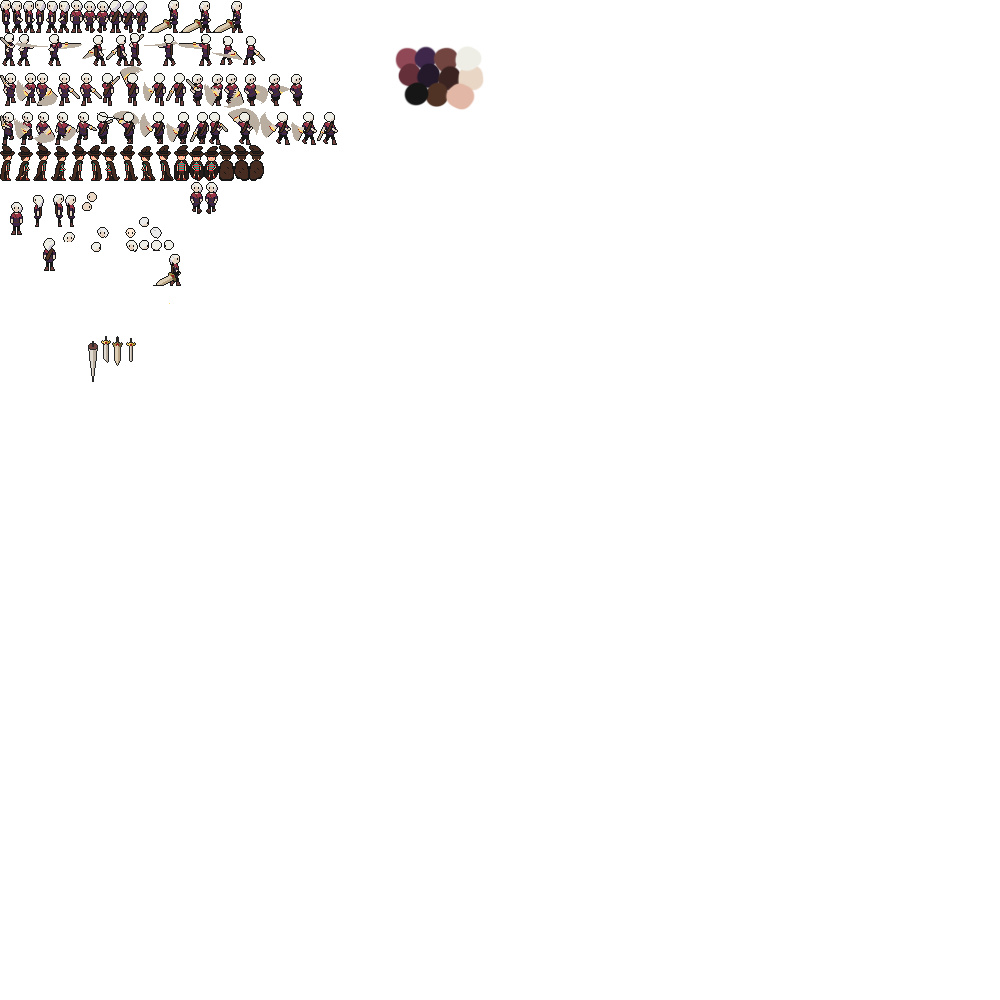
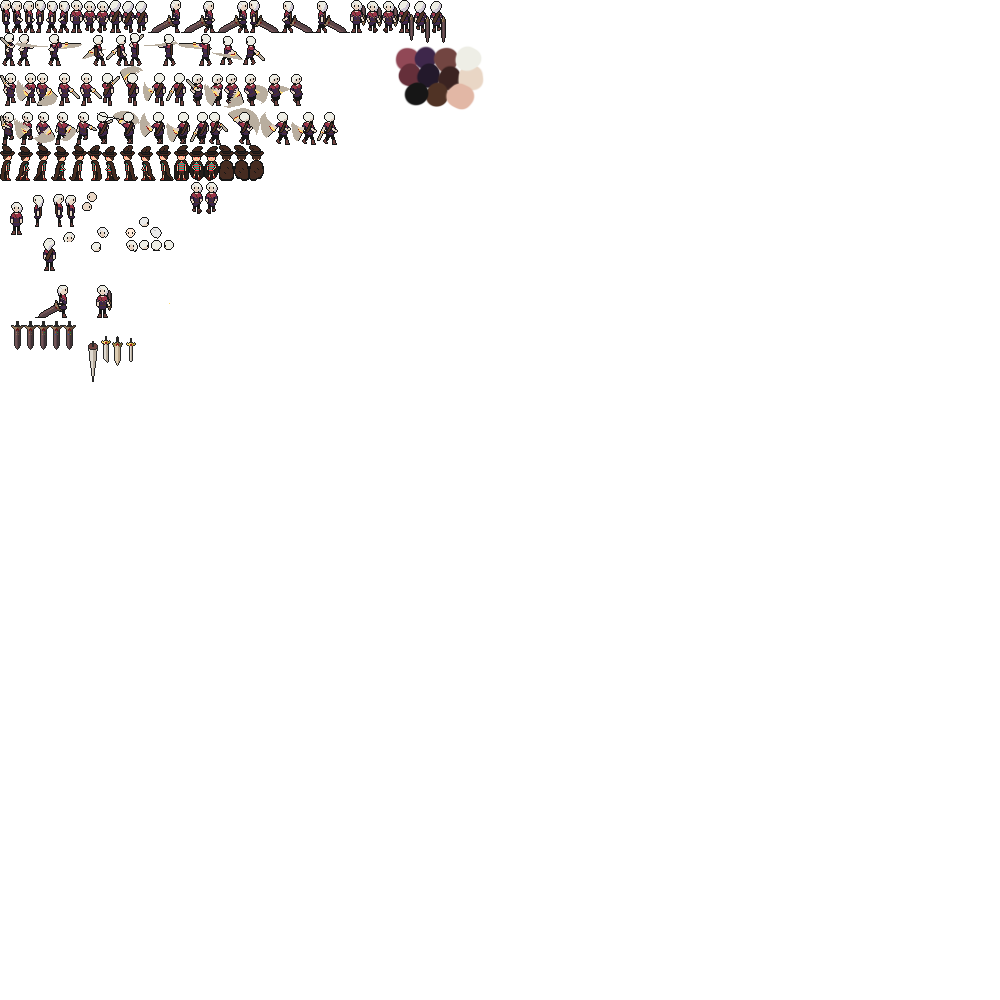
Layers edited between the first and the second 1000 x 1000 image:
added layer "Layer 34" above "Layer 35" over [35, 285, 68, 318]
added group "Swords" with 6 layers above "Player" over [11, 303, 112, 350]
moved "Layer 29" into group "Swords", painted on it over [24, 1, 243, 350]
moved "Layer 28" into group "Swords", painted on it over [11, 1, 211, 350]
added group "Player" with 37 layers above "Layer 1" over [4, 0, 446, 43]
added group "Unarmed" with 17 layers in group "Player" over [4, 4, 146, 18]
added group "Walk" (1st of 2, in "Player" › "Unarmed") with 16 layers in group "Unarmed" over [4, 4, 146, 18]
added group "Armed" with 18 layers in group "Player" over [150, 0, 446, 43]
added group "Walk" (2nd of 2, in "Player" › "Armed") with 16 layers in group "Armed" over [150, 0, 446, 43]
added group "Right" (2nd of 2, in "Player" › "Armed" › "Walk") with 3 layers in group "Walk" over [150, 0, 249, 33]
added layer "1" (5th of 8, in "Player" › "Armed" › "Walk" › "Right") in group "Right" over [150, 0, 181, 33]
added layer "2" (5th of 8, in "Player" › "Armed" › "Walk" › "Right") in group "Right" over [181, 1, 215, 33]
added layer "3" (5th of 8, in "Player" › "Armed" › "Walk" › "Right") in group "Right" over [215, 1, 249, 33]
added group "Left" (2nd of 2, in "Player" › "Armed" › "Walk") with 3 layers in group "Walk" over [249, 0, 350, 33]
added layer "1" (6th of 8, in "Player" › "Armed" › "Walk" › "Left") in group "Left" over [249, 0, 282, 33]
added layer "2" (6th of 8, in "Player" › "Armed" › "Walk" › "Left") in group "Left" over [282, 1, 316, 33]
added layer "3" (6th of 8, in "Player" › "Armed" › "Walk" › "Left") in group "Left" over [316, 1, 350, 33]
added group "Down" (2nd of 2, in "Player" › "Armed" › "Walk") with 3 layers in group "Walk" over [350, 0, 398, 33]
added group "Up" (2nd of 2, in "Player" › "Armed" › "Walk") with 3 layers in group "Walk" over [398, 0, 446, 43]
painted on "Layer 1" over [4, 4, 146, 18]
…and 27 more changes (23 added, 3 removed, 1 stack)
